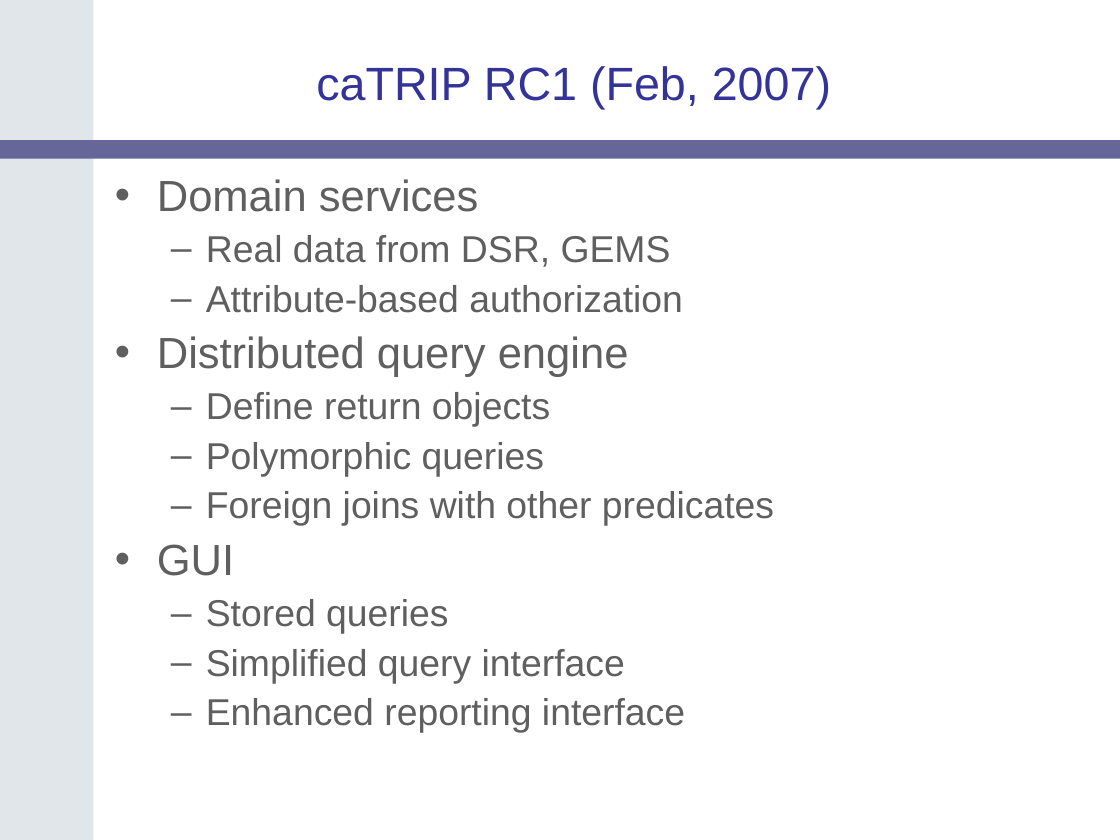
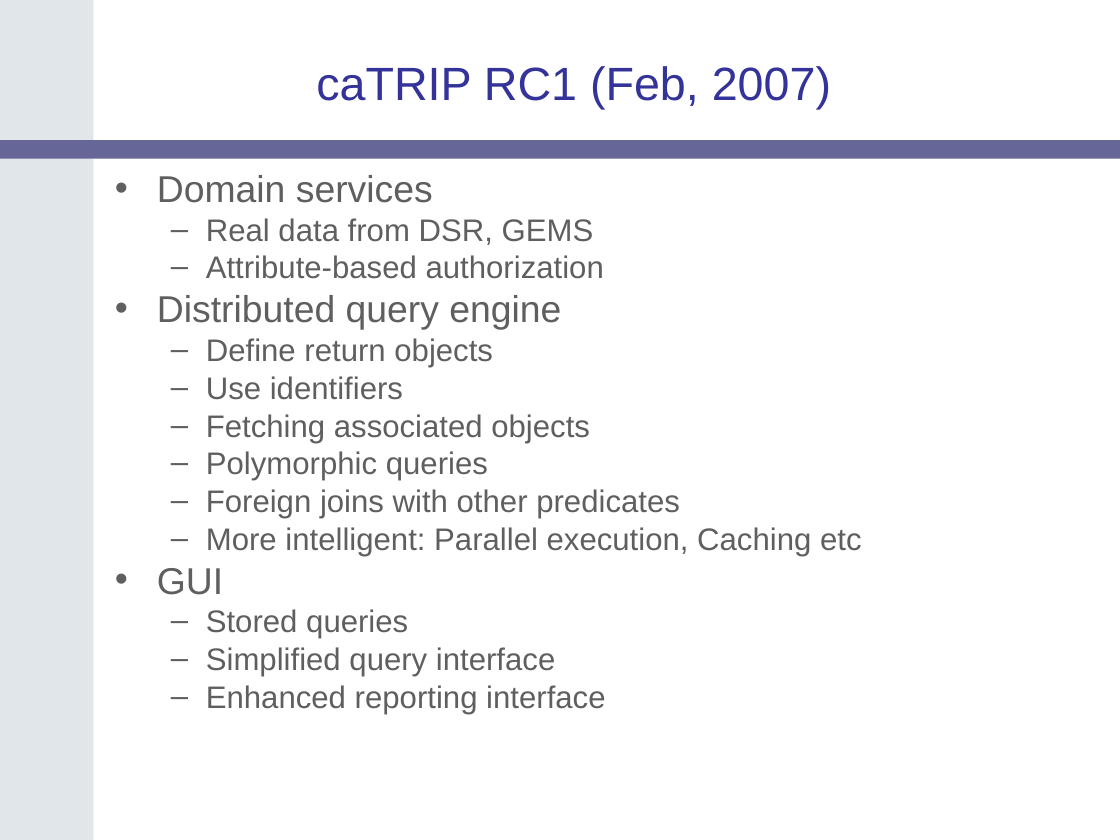
Before and after one commit to NCIP/catrip, a slide deck: slide 10 of catrip/documentation/presentations/catrip_alpha_demo_2006_08_11/catrip_alpha_demo_2006_08_11.ppt (slide 7 before the commit). Drawn at 1120x840 pixels with LibreOffice and Linux fonts; fonts in the diff are those of the drawing; background and template pictures are left out. Boxes give left, top, right and bottom in pixels: in the first picture for what was removed or moved away, otherwise in the second. Text is boxed around its words. In the diff, an @@ line names an element or a change of style, - is before the commit and + after.

```diff
--- a/catrip/documentation/presentations/catrip_alpha_demo_2006_08_11/catrip_alpha_demo_2006_08_11.ppt
+++ b/catrip/documentation/presentations/catrip_alpha_demo_2006_08_11/catrip_alpha_demo_2006_08_11.ppt
@@ text at <box>157,175,680,714</box>: size 28 to 24 pt in "Domain services", "Distributed query engine", "GUI"; size 24 to 20 pt in "Real data from DSR, GEMS", "Attribute-based authorization", "Define return objects", "Polymorphic queries" and 4 more places; line spacing 0.9 to 0.8; less space between paragraphs @@
@@ text at <box>206,376,590,443</box>: paragraphs added @@
+  – Use identifiers
+  – Fetching associated objects
@@ text at <box>206,527,862,556</box>: paragraph added @@
+  – More intelligent: Parallel execution, Caching etc
```
Also in this commit, not shown: 8 other slides changed, 4 slides added, 2 slides removed.
